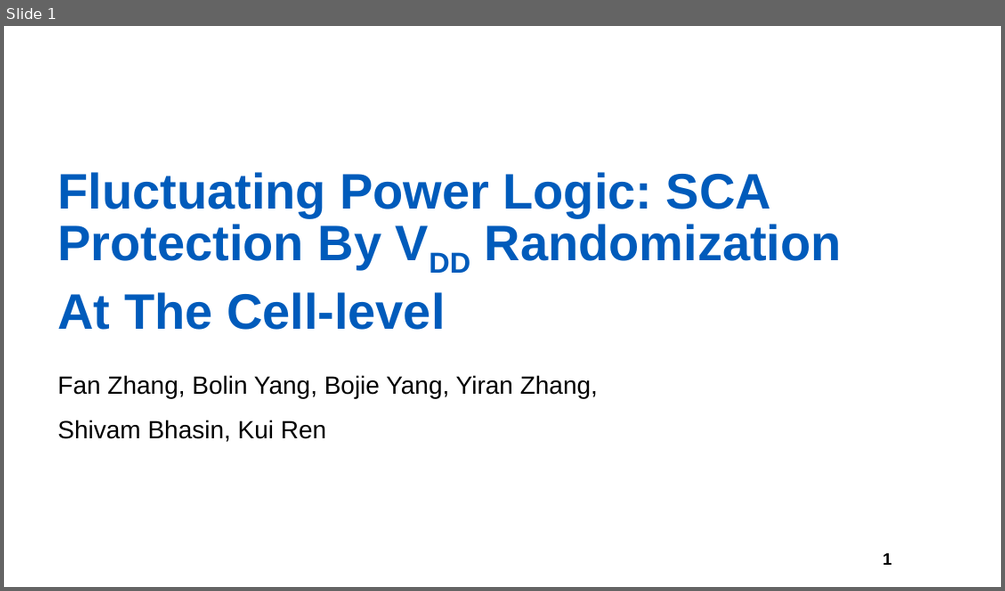
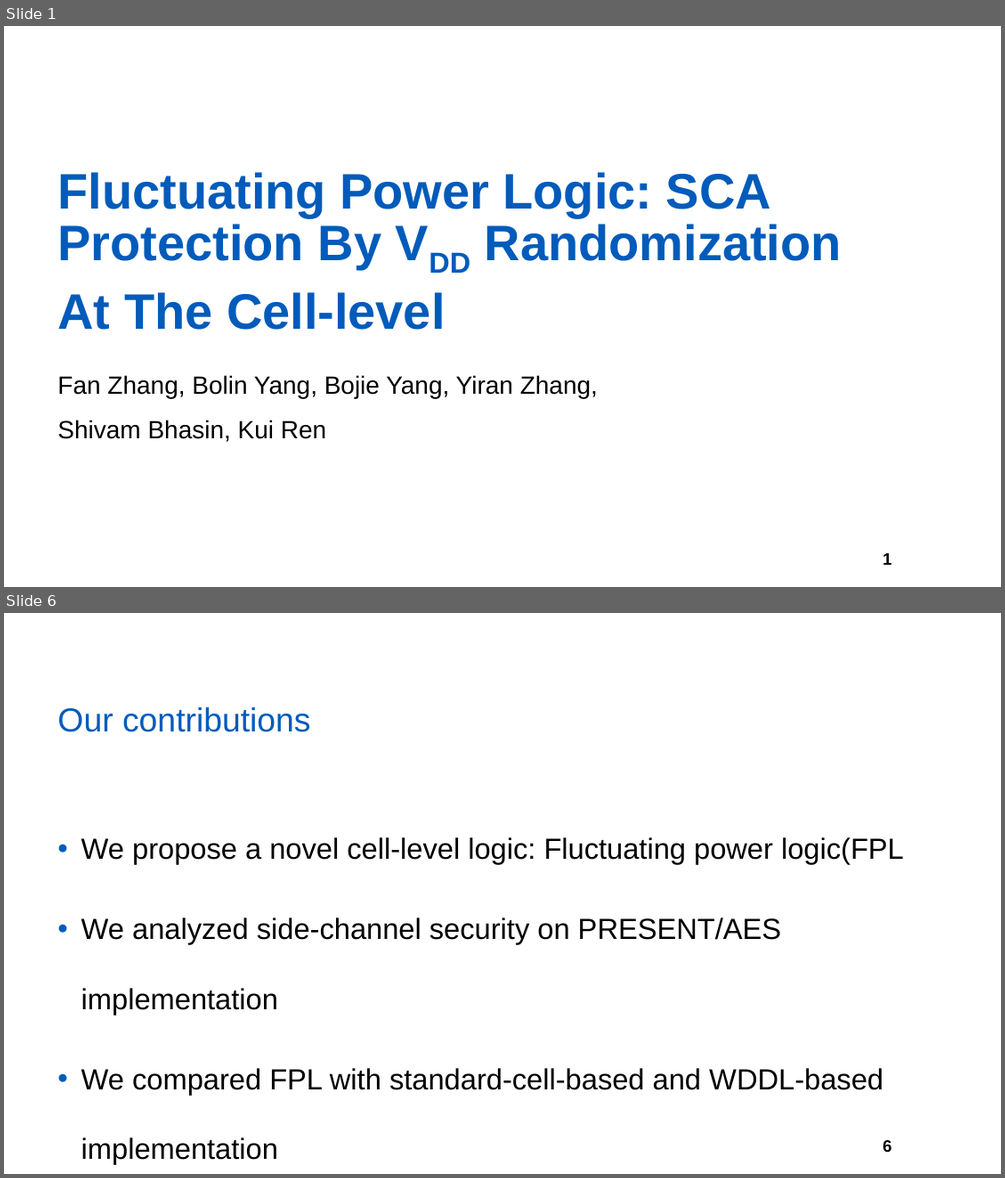
Before and after one commit to yberlin/hello-world, a slide deck: asianhost pre/FPL.pptx. Shown one above the other, each under a label of ours: slide 1 before the commit, slides 1 and 6 after it; the slides between them are not shown. The pictures are 1005x591 and 1005x1178 pixels, drawn with LibreOffice and Linux fonts; fonts in the diff are those of the drawing; background and template pictures are left out. Boxes give left, top, right and bottom in pixels: in the first picture for what was removed or moved away, otherwise in the second. Text is boxed around its words. In the diff, an @@ line names an element or a change of style, - is before the commit and + after.

```diff
--- a/asianhost pre/FPL.pptx
+++ b/asianhost pre/FPL.pptx
@@ slide 6 added at <box>4,613,1001,1174</box>, background #FFFFFF; not listed: 1 template element that a slide beside it also shows @@
@@ title added at <box>57,707,311,732</box>, 32 pt, text #005BBB @@
+Our contributions
@@ text added at <box>81,837,904,1094</box>, 28 pt, text #000000 @@
+• We propose a novel cell-level logic: Fluctuating power logic(FPL
+• We analyzed side-channel security on PRESENT/AES implementation
+• We compared FPL with standard-cell-based and WDDL-based implementation
```
Also in this commit, not shown: 1 slide changed, 6 other slides added, 1 slide removed, 2 other files.
